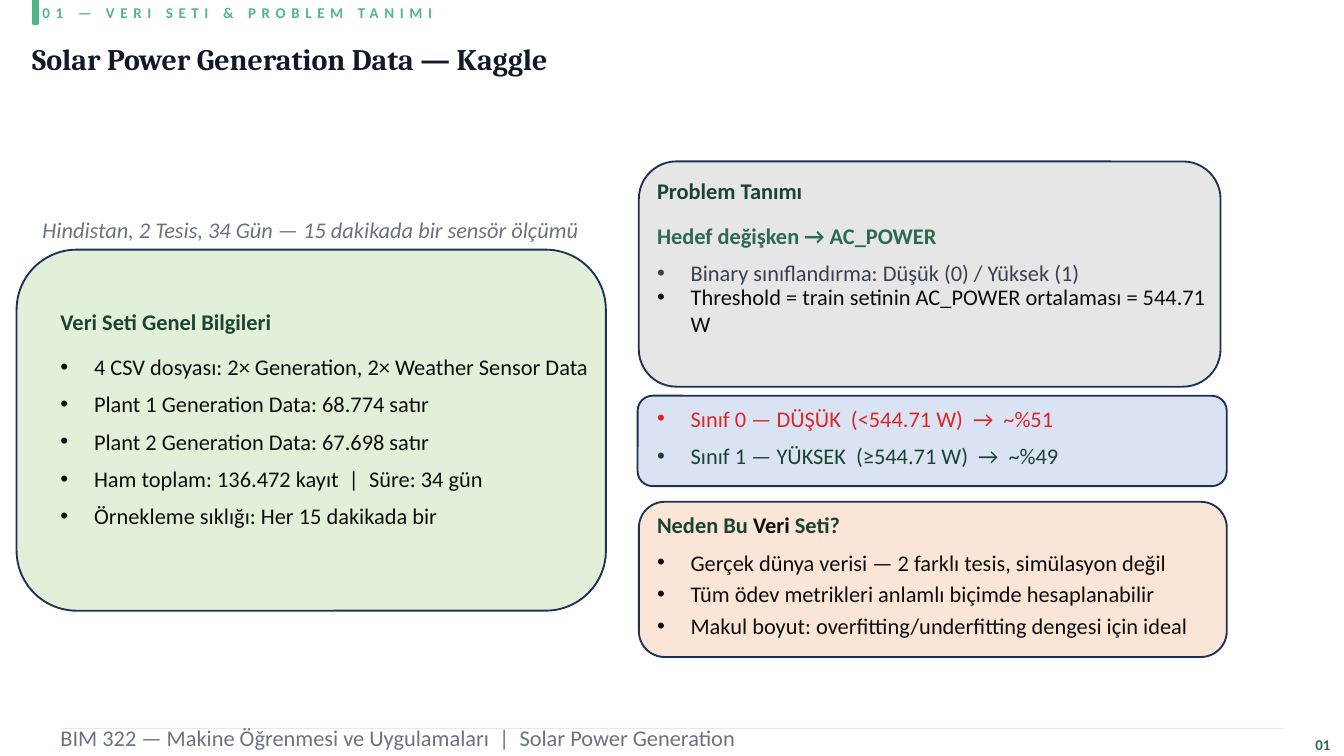
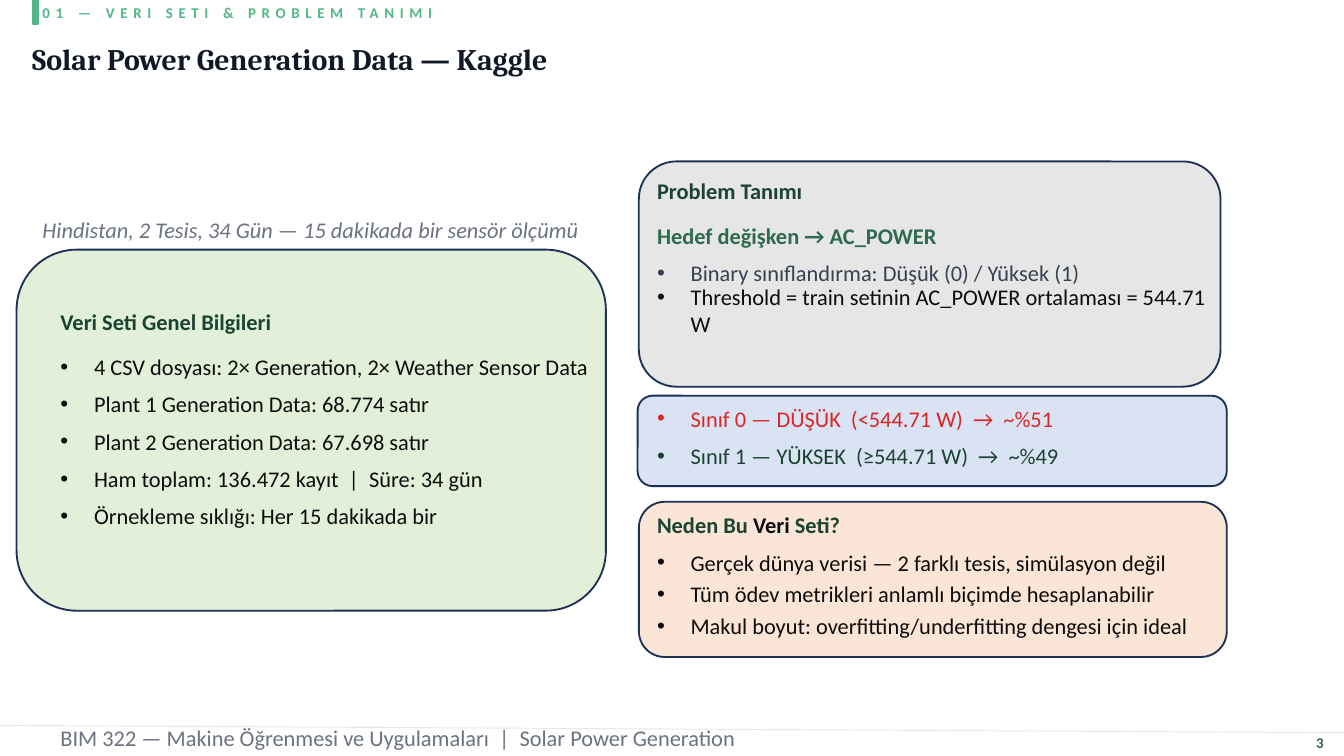
Before and after one commit to busraddmr/BIM322-Solar-Power-Prediction, a slide deck: slide 3 of sunum/BusraDemir_NazeninTatar_BIM322_Sunum.pptx. Drawn at 1344x756 pixels with LibreOffice and Linux fonts; fonts in the diff are those of the drawing. Boxes give left, top, right and bottom in pixels: in the first picture for what was removed or moved away, otherwise in the second. Text is boxed around its words. In the diff, an @@ line names an element or a change of style, - is before the commit and + after.

```diff
--- a/sunum/BusraDemir_NazeninTatar_BIM322_Sunum.pptx
+++ b/sunum/BusraDemir_NazeninTatar_BIM322_Sunum.pptx
@@ line moved from (60, 728) - (1284, 728) to (0, 726) - (1344, 732) @@
@@ text removed at [1315, 740, 1330, 750] @@
-01
@@ text added at [1316, 738, 1324, 748], 8 pt, text #2D6A4F, bold @@
+3
```
Also in this commit, not shown: 17 other slides changed, 5 slides added, 1 slide removed.
